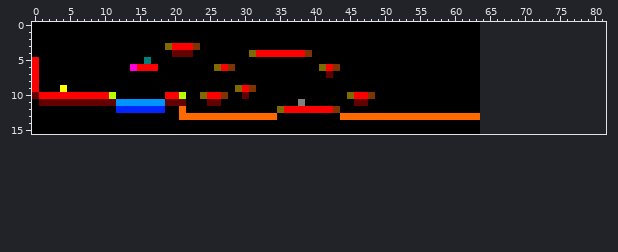
Edited in one commit: sprite sheet (Data/Levels/Level1.png). The first picture shows the starting point.
The file is 64x16 pixels. The old version is drawn lined up with the new one, on the new canvas.
After:
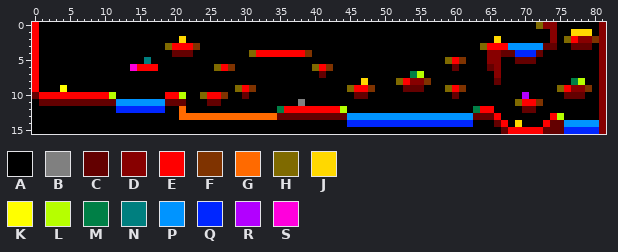
Palette (. is transparent): A #000000  B #808080  C #630000  D #870000  E #ff0000  F #7f3300  G #ff6a00  H #7f6a00  J #ffd800  K #ffff00  L #b6ff00  M #007f46  N #007f7f  P #0094ff  Q #0026ff  R #b200ff  S #ff00dc
The edit:
canvas 64x16 -> 82x16
Changed rows in their new state; - is an unchanged pixel.
first column x 0:
 0 E---------------------------------------------------------------AAAAAAAAHDDAAAAAAD
 1 E---------------------------------------------------------------AAAAAAAAAADAAJJJAD
 2 E--------------------J------------------------------------------AAJAAAAAAADAHEDDFD
 3 E---------------------------------------------------------------HEEEPPPPPCCAACCCAD
 4 E---------------------------------------------------------------ADDCCQQQCAAAAAAAAD
 5 -----------------------------------------------------------HEF--ADDAACCCAAAAAAAAAD
 6 ----------------------------------------HEFA----------------C---ACDAAAAAAAAAAAAAAD
 7 -----------------------------------------CA-----------ML--------AADAAAAAAAAAAAAAAD
 8 -----------------------------------------------J----HEDDF-------AACAAAAAAAAAAMLAAD
 9 ---------------------------------------------HEEF----CCC---HEF--AAAAAAAAAAAHEDDFAD
10 ---------------------------------------------ACCA-----------C---AAAAAARAAAAACCCAAD
11 ----------------------------------------------AA----------------AAAAAHEEFAAAAAAAAD
12 -----------------------------------M-------EL------------------MEEAAAACCAAAAAAAAAD
13 -----------------------------------CCCCCCCCCCPPPPPPPPPPPPPPPPPPCCCEAAAAAAAELAAAAAD
14 ---------------------------------------------QQQQQQQQQQQQQQQQQQ-AACEAJAAAECCPPPPPD
15 ----------------------------------------------------------------AAACEEEEECCCQQQQQD
Pixel boxes of the changes (left, top, right, bottom) in both pictures:
changed: (32, 22, 39, 57)
changed: (277, 22, 606, 134)
changed: (179, 36, 186, 43)
